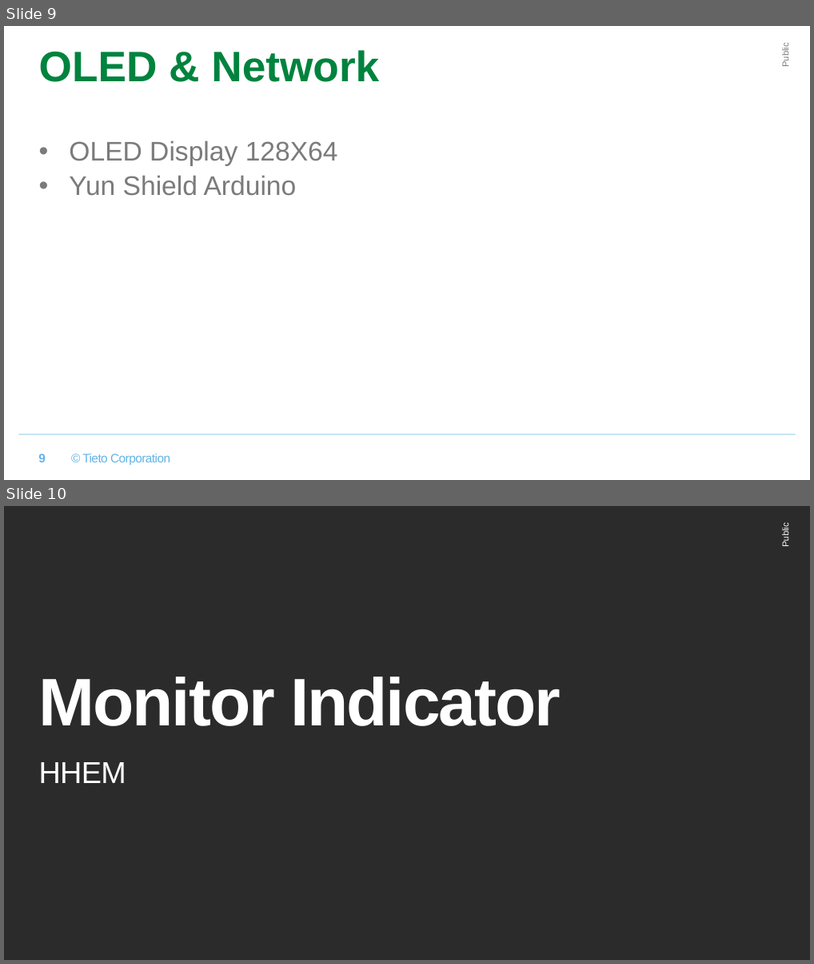
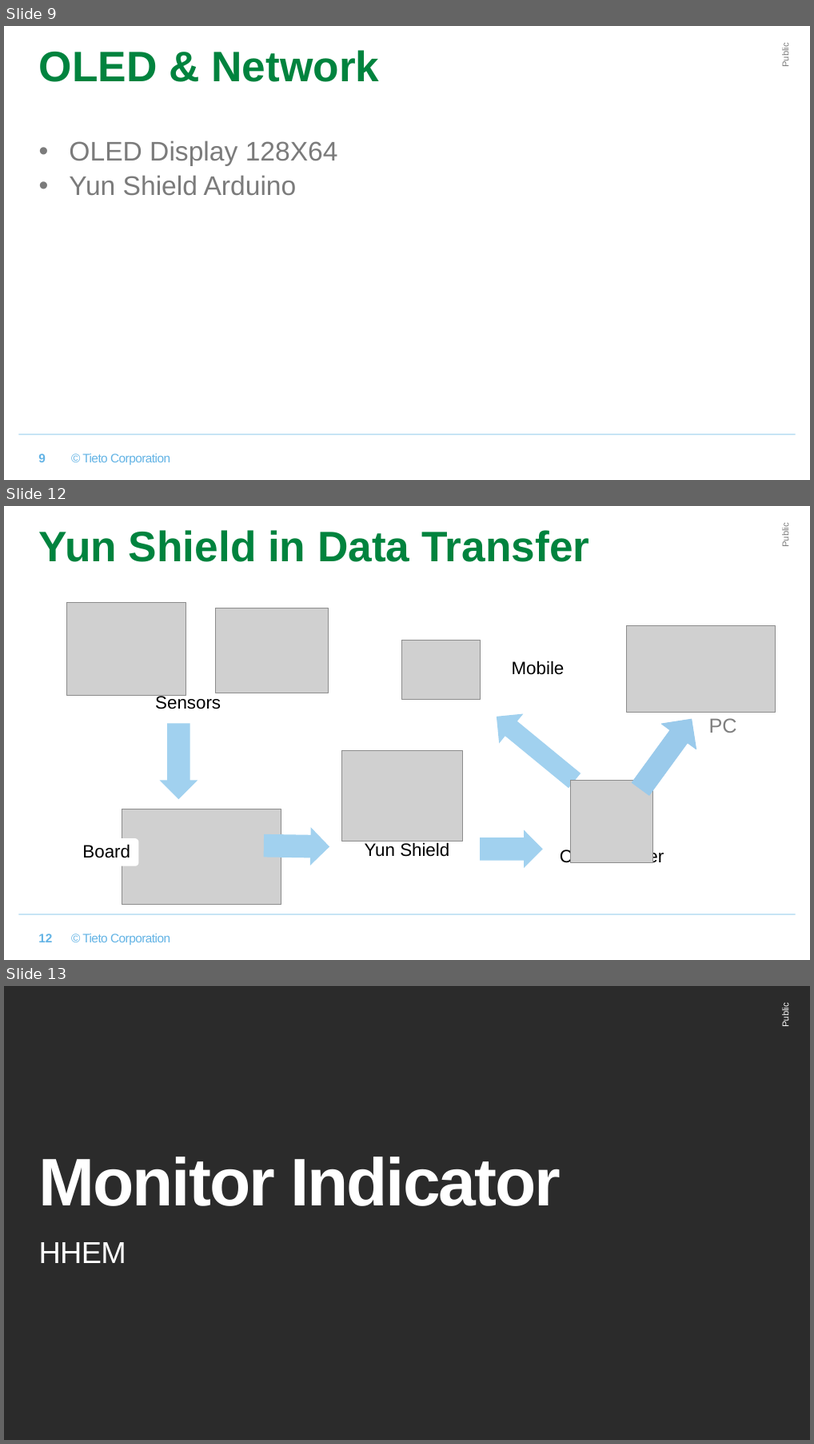
Before and after one commit to xpanhhu/hand-held_environment_monitor, a slide deck: hand-held_environment_monitor_Template.pptx. Shown one above the other, each under a label of ours: slides 9 and 10 before the commit, slides 9, 12 and 13 after it; the slides between them are not shown. The pictures are 814x964 and 814x1444 pixels, drawn with LibreOffice and Linux fonts; fonts in the diff are those of the drawing; grey boxes stand for pictures; background and template pictures are left out; a plain dark background stands for a picture behind light text. Boxes give left, top, right and bottom in pixels: in the first picture for what was removed or moved away, otherwise in the second. Text is boxed around its words. In the diff, an @@ line names an element or a change of style, - is before the commit and + after.

Commit message:
add yun-shield pages into ppt

```diff
--- a/hand-held_environment_monitor_Template.pptx
+++ b/hand-held_environment_monitor_Template.pptx
@@ slide 12 added at box(4, 506, 810, 960), background #FFFFFF; not listed: 3 template elements that a slide beside it also shows @@
@@ title added at box(39, 530, 590, 562), 38 pt, text #00833E, bold @@
+Yun Shield in Data Transfer
@@ picture added at box(67, 602, 186, 695) @@
@@ picture added at box(215, 608, 328, 692) @@
@@ picture added at box(626, 625, 776, 712) @@
@@ picture added at box(402, 640, 480, 700) @@
@@ group added at box(76, 656, 695, 873): 5 texts, 4 rounded rectangles, 3 left arrows, 1 ellipse, 1 right arrow @@
+Cloud Server
+Yun Shield
+Board
+Mobile
+Sensors
@@ right arrow added at box(624, 707, 709, 801), fill #9ACAEB, outline #9ACAEB 0.75 pt @@
@@ text added at box(710, 718, 738, 732), 18 pt, text #7F7F7F @@
+PC
@@ picture added at box(342, 750, 463, 840) @@
@@ picture added at box(571, 780, 653, 863) @@
@@ picture added at box(122, 809, 282, 904) @@
@@ page number added at box(38, 933, 52, 942), 11 pt, text #62B3E5, bold @@
+12
@@ what was slide 10 is now slide 13 @@
```
Also in this commit, not shown: 2 other slides added.
